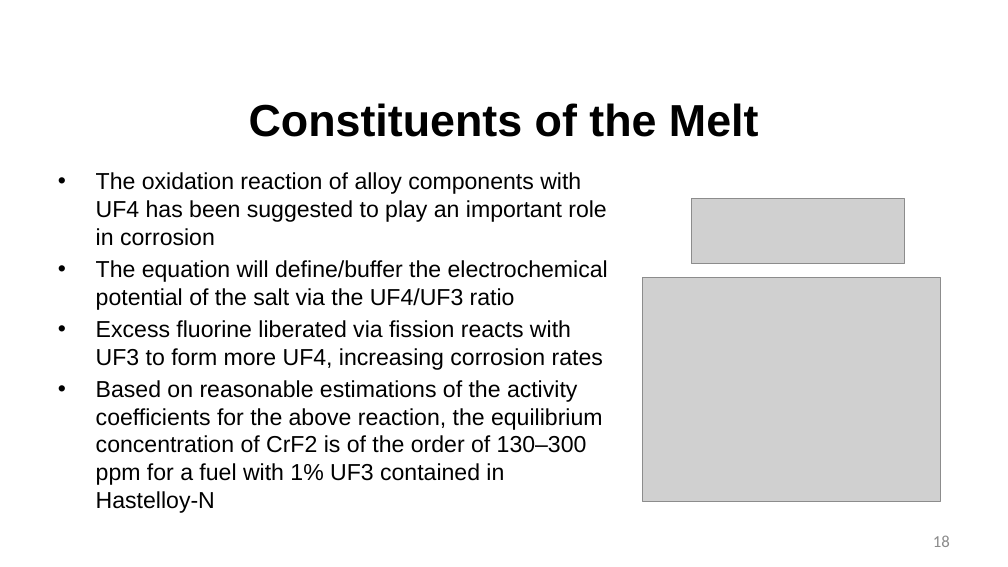
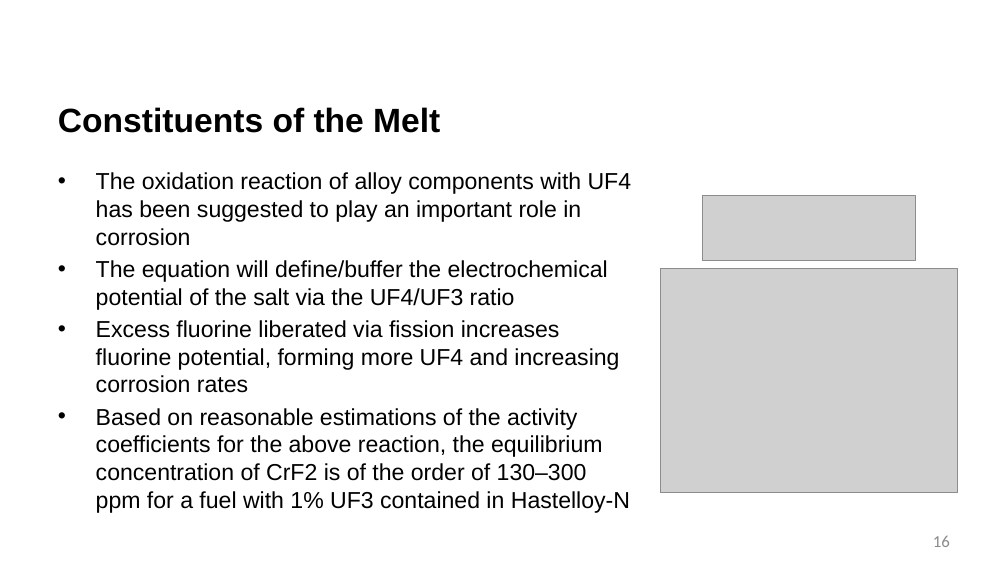
Before and after one commit to benbeeler/TEACHING, a slide deck: slide 16 of Advanced Reactor Materials/Fall2025/Lec14_MoltenSalts.pptx (slide 18 before the commit). Drawn at 1008x567 pixels with LibreOffice and Linux fonts; fonts in the diff are those of the drawing; grey boxes stand for pictures; background and template pictures are left out. Boxes give left, top, right and bottom in pixels: in the first picture for what was removed or moved away, otherwise in the second. Text is boxed around its words. In the diff, an @@ line names an element or a change of style, - is before the commit and + after.

```diff
--- a/Advanced Reactor Materials/Fall2025/Lec14_MoltenSalts.pptx
+++ b/Advanced Reactor Materials/Fall2025/Lec14_MoltenSalts.pptx
@@ title "Constituents of the Melt" at [58,107,440,133]: size 42.7 to 32 pt; alignment centre to left @@
@@ picture: place and size @@
-picture at [692,199,905,264]
+picture at [702,196,916,261]
@@ picture: place and size @@
-picture at [643,278,940,501]
+picture at [660,268,957,492]
@@ text at [96,320,619,393]: text changed @@
-• Excess fluorine liberated via fission reacts with UF3 to form more UF4, increasing corrosion rates
+• Excess fluorine liberated via fission increases fluorine potential, forming more UF4 and increasing corrosion rates
@@ page number at [933,536,950,547]: text changed @@
-18
+16
```
Also in this commit, not shown: 25 other slides changed, 4 slides added, 2 slides removed, 6 other files.
